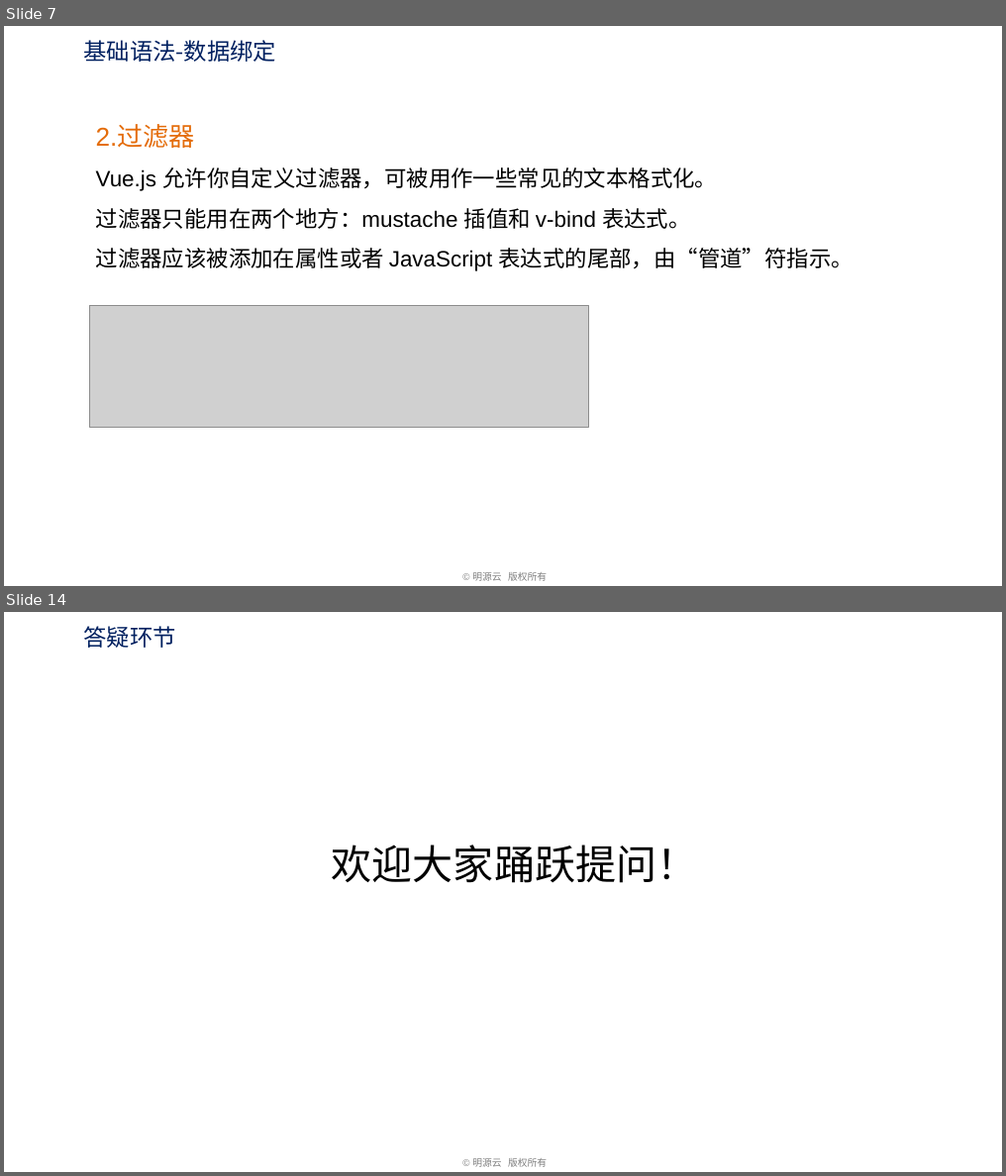
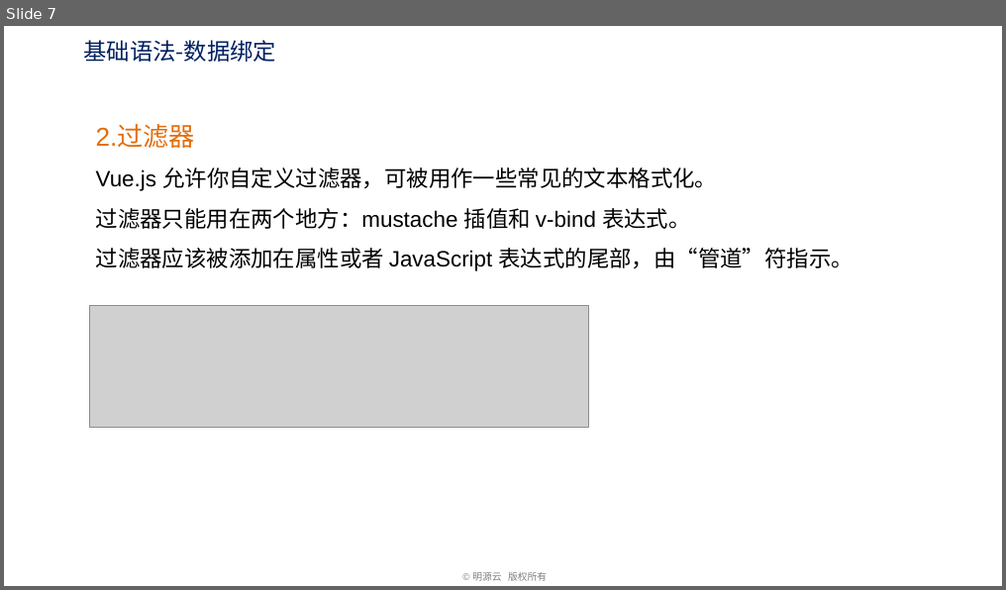
Before and after one commit to freelife1191/front_sample, a slide deck: learn/vue-how-to-learn/lesson/1.vue 기초/VUE 기본 사항.pptx. Shown one above the other, each under a label of ours: slides 7 and 14 before the commit, slide 7 after it; the slides between them are not shown. The pictures are 1006x1176 and 1006x590 pixels, drawn with LibreOffice and Linux fonts; fonts in the diff are those of the drawing; grey boxes stand for pictures; background and template pictures are left out. Boxes give left, top, right and bottom in pixels: in the first picture for what was removed or moved away, otherwise in the second. Text is boxed around its words. In the diff, an @@ line names an element or a change of style, - is before the commit and + after.

```diff
--- a/learn/vue-how-to-learn/lesson/1.vue 기초/VUE 기본 사항.pptx
+++ b/learn/vue-how-to-learn/lesson/1.vue 기초/VUE 기본 사항.pptx
@@ slide 14 removed at bbox=[4, 612, 1002, 1172], background #FFFFFF; not listed: 1 template element that a slide beside it also shows @@
@@ text removed at bbox=[84, 626, 176, 648] @@
-答疑环节
@@ text removed at bbox=[332, 845, 698, 883] @@
-欢迎大家踊跃提问！
```
Also in this commit, not shown: 1 slide changed, 10 slides added, 9 other slides removed, 2 other files.
